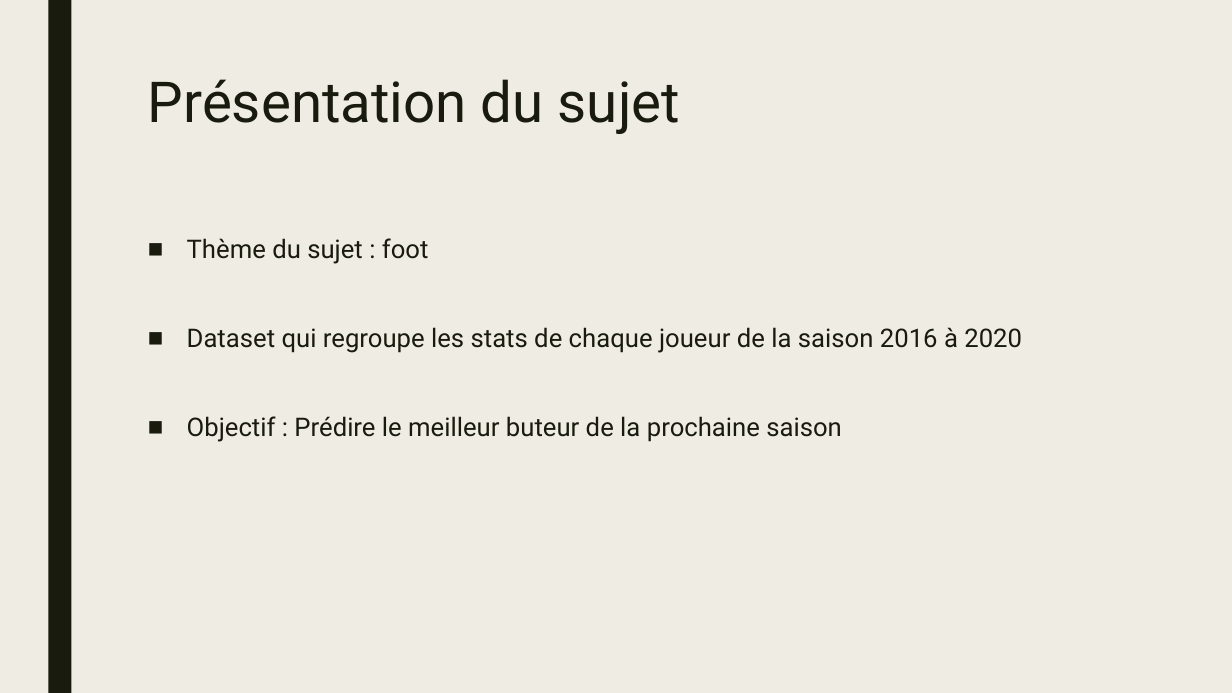
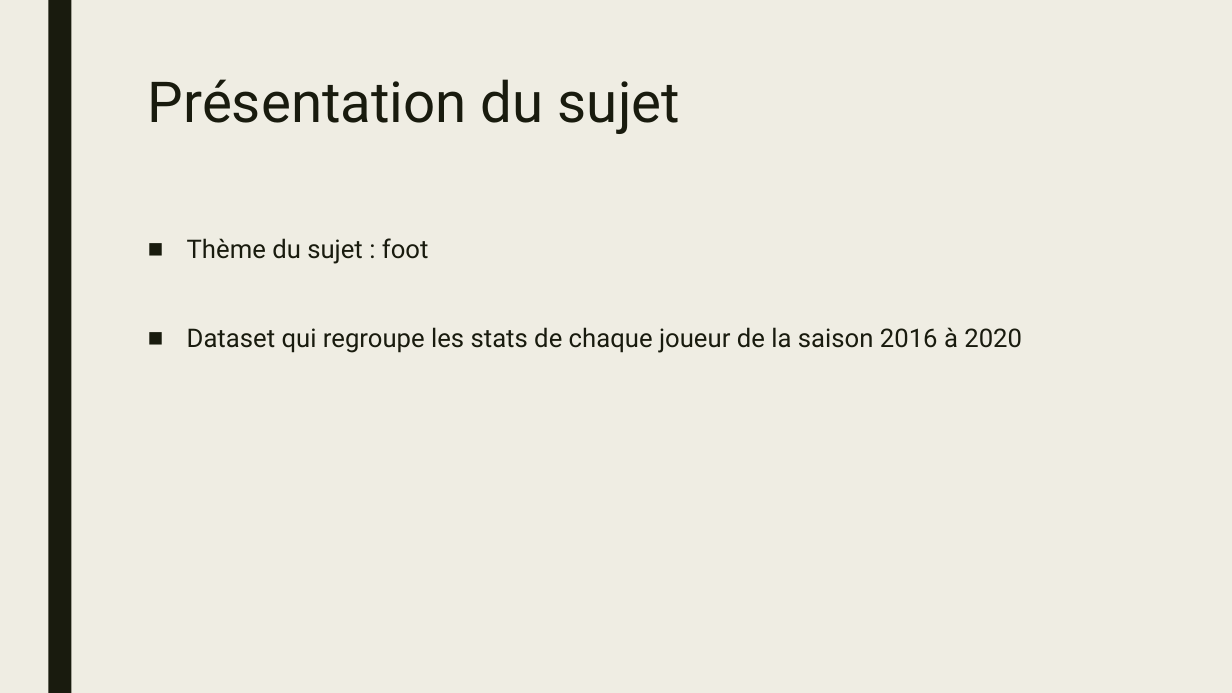
Before and after one commit to julienparrot/Foot-dataset, a slide deck: slide 3 of Analyse données.pptx. Drawn at 1232x693 pixels with LibreOffice and Linux fonts; fonts in the diff are those of the drawing. Boxes give left, top, right and bottom in pixels: in the first picture for what was removed or moved away, otherwise in the second. Text is boxed around its words. In the diff, an @@ line names an element or a change of style, - is before the commit and + after.

```diff
--- a/Analyse données.pptx
+++ b/Analyse données.pptx
@@ text at [187, 416, 842, 442]: paragraph removed @@
-■ Objectif : Prédire le meilleur buteur de la prochaine saison
```
Also in this commit, not shown: 2 other slides changed, 7 slides added.
